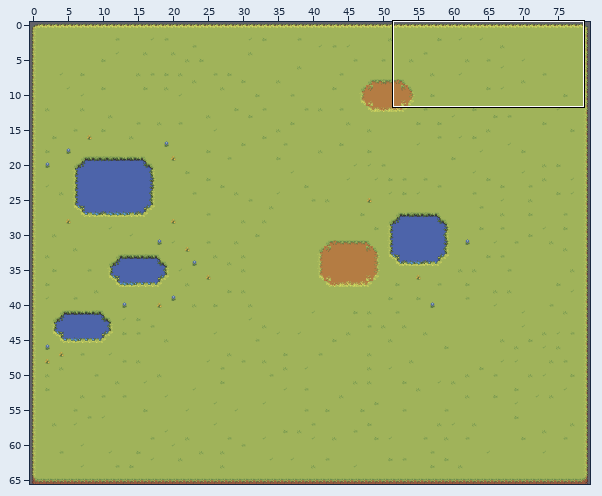
Tiled map (JSON): src/assets/tilemaps/generated/1-6.tmj. The first picture is a wide view before the edit; the outline marks the close-up.
Close-up. Earlier state:
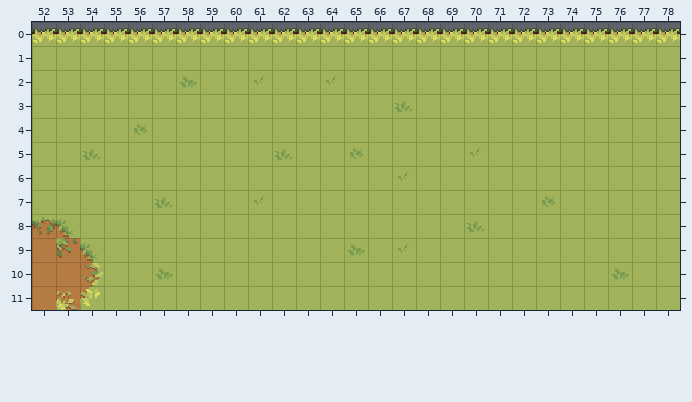
Cells are 16x16 px. Shown: x 52..78, y 0..11. The commit also changed other parts of the map, which this record leaves out.
The result:
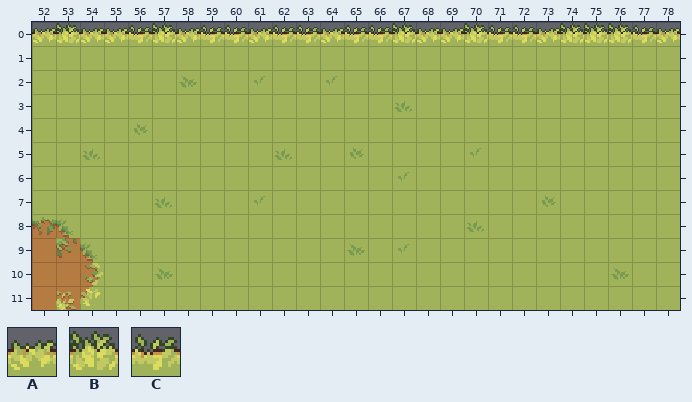
Key: from "ground_grasss": A 25, B 27, C 28.
_ is an empty cell, . an unchanged one.
The edit:
--- layer "Base"
@@ x 53..77 @@
- 0 A..AA.AA.AA.AAA..AAA.AAAA
+ 0 B..CB.CC.CC.CCB..BCC.BBBC
